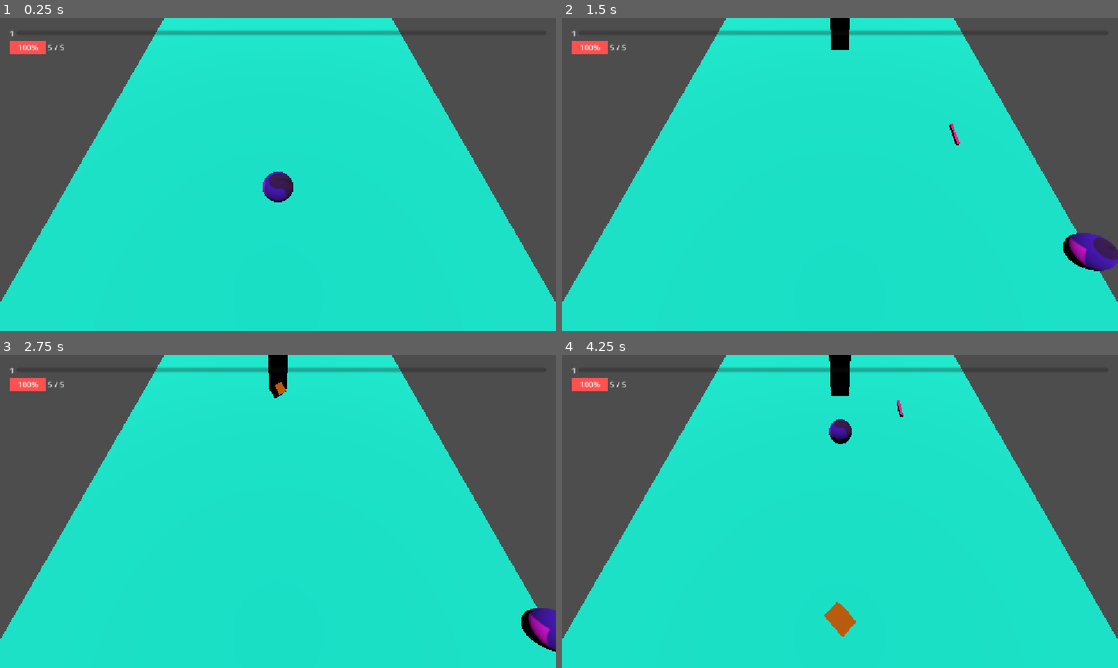
Above: before the commit, frames 1-4 (two rows, left to right).
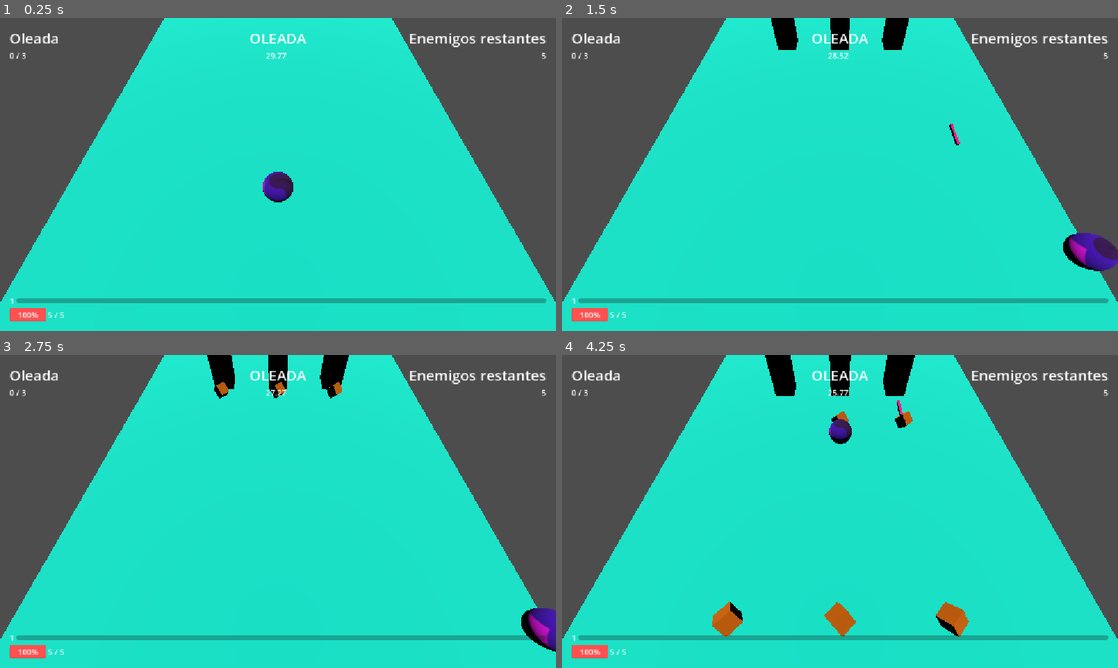
Above: after the commit, the same moments.

Repository: EliOrozco/rapidin
Game: Godot game, scene res://scenes/main_scene.tscn
Same seed, same stepped clock (60 frames per second), same inputs: the game is played once before the commit and once after it. The engine's default icon, where the game draws it, is replaced by a stand-in: a white triangle on a blue panel in a dark square. Sound files missing from this copy of the repository are replaced by a short silence.
Inputs:
- Up to frame 1 (0.25 s): no input
- Up to frame 2 (1.5 s): tap Enter at 0.5 s; hold D (right) 0.53-1.28 s; hold S (down) from 1.28 s (still down)
- Up to frame 3 (2.75 s): release S (down) at 2.03 s; hold D (right) from 2.03 s (still down)
- Up to frame 4 (4.25 s): release D (right) at 2.78 s; hold W (up) 2.78-3.53 s; hold A (left) from 3.53 s (still down)

The runs differ from the first frame. In frame 1, 3.5% of the frame differs, in the area x 1-99%, y 3-97%; in frame 2, 4.1%; in frame 3, 4.3%; in frame 4, 5.4%, in the area x 1-99%, y 0-97%.

Commit message:
Implement wave-based enemy spawning
Adds wave configuration and management, distributes enemies across spawn points, tracks enemy defeats and wave timers, and applies player damage when enemies reach the killzone.

Diff:
--- a/scenes/enemy_spawner.tscn
+++ b/scenes/enemy_spawner.tscn
@@ -7,11 +7,6 @@
 
 [node name="Cooldown" type="Timer" parent="." unique_id=1932948515]
 unique_name_in_owner = true
-
-[node name="Delay" type="Timer" parent="." unique_id=438257214]
-unique_name_in_owner = true
-one_shot = true
 autostart = true
 
 [connection signal="timeout" from="Cooldown" to="." method="_on_cooldown_timeout"]
-[connection signal="timeout" from="Delay" to="." method="_on_delay_timeout"]
--- a/scenes/main_scene.tscn
+++ b/scenes/main_scene.tscn
@@ -3,8 +3,10 @@
 [ext_resource type="Material" uid="uid://bo0sufb4yn6bl" path="res://materials/ground.tres" id="1_7ykc4"]
 [ext_resource type="PackedScene" uid="uid://drffra5edtape" path="res://scenes/player.tscn" id="2_pu3yx"]
 [ext_resource type="PackedScene" uid="uid://dde76gk6cc66o" path="res://scenes/enemy.tscn" id="3_gubc5"]
+[ext_resource type="PackedScene" uid="uid://45wnufg2ynxv" path="res://scripts/wave_manager.tscn" id="5_c16ls"]
 [ext_resource type="Script" uid="uid://bpmvt4l8ed2u8" path="res://scripts/killzone.gd" id="5_gubc5"]
 [ext_resource type="PackedScene" uid="uid://e5rdxsft8pna" path="res://scenes/enemy_spawner.tscn" id="5_rt2n2"]
+[ext_resource type="Script" uid="uid://bitl3yan4ddjk" path="res://scripts/wave.gd" id="6_18nlu"]
 
 [sub_resource type="BoxShape3D" id="BoxShape3D_g4v7s"]
 size = Vector3(24, 1, 10)
@@ -17,6 +19,27 @@
 
 [sub_resource type="BoxShape3D" id="BoxShape3D_yf5fn"]
 size = Vector3(66, 1, 50)
+
+[sub_resource type="Resource" id="Resource_plwno"]
+script = ExtResource("6_18nlu")
+enemy_and_amount = Dictionary[PackedScene, int]({
+ExtResource("3_gubc5"): 5
+})
+metadata/_custom_type_script = "uid://bitl3yan4ddjk"
+
+[sub_resource type="Resource" id="Resource_c16ls"]
+script = ExtResource("6_18nlu")
+enemy_and_amount = Dictionary[PackedScene, int]({
+ExtResource("3_gubc5"): 2
+})
+metadata/_custom_type_script = "uid://bitl3yan4ddjk"
+
+[sub_resource type="Resource" id="Resource_18nlu"]
+script = ExtResource("6_18nlu")
+enemy_and_amount = Dictionary[PackedScene, int]({
+ExtResource("3_gubc5"): 3
+})
+metadata/_custom_type_script = "uid://bitl3yan4ddjk"
 
 [node name="Node3D" type="Node3D" unique_id=1122983087]
 
@@ -69,10 +92,11 @@
 [node name="CollisionShape3D" type="CollisionShape3D" parent="borders/StaticBody3D3" unique_id=425561861]
 shape = SubResource("BoxShape3D_d0u6y")
 
-[node name="killzone" type="Area3D" parent="borders" unique_id=836018286]
+[node name="killzone" type="Area3D" parent="borders" unique_id=836018286 node_paths=PackedStringArray("p")]
 collision_layer = 64
 collision_mask = 63
 script = ExtResource("5_gubc5")
+p = NodePath("../../Player")
 
 [node name="CollisionShape3D" type="CollisionShape3D" parent="borders/killzone" unique_id=1719876939]
 transform = Transform3D(1, 0, 0, 0, 1, 0, 0, 0, 1, 8, -6, 0)
@@ -82,6 +106,16 @@
 
 [node name="EnemySpawner" parent="enemy_spawners" unique_id=544754744 instance=ExtResource("5_rt2n2")]
 transform = Transform3D(1, 0, 0, 0, 1, 0, 0, 0, 1, 8, 0, 0)
-enemies_details = Array[PackedScene]([ExtResource("3_gubc5")])
+
+[node name="EnemySpawner2" parent="enemy_spawners" unique_id=626995551 instance=ExtResource("5_rt2n2")]
+transform = Transform3D(1, 0, 0, 0, 1, 0, 0, 0, 1, 8, 0, 3)
+
+[node name="EnemySpawner3" parent="enemy_spawners" unique_id=2069651538 instance=ExtResource("5_rt2n2")]
+transform = Transform3D(1, 0, 0, 0, 1, 0, 0, 0, 1, 8, 0, -3)
+
+[node name="WaveManager" parent="." unique_id=1414437939 node_paths=PackedStringArray("spawnpoints") instance=ExtResource("5_c16ls")]
+wave_cooldown = 10.0
+spawnpoints = [NodePath("../enemy_spawners/EnemySpawner"), NodePath("../enemy_spawners/EnemySpawner2"), NodePath("../enemy_spawners/EnemySpawner3")]
+waves = Array[ExtResource("6_18nlu")]([SubResource("Resource_plwno"), SubResource("Resource_c16ls"), SubResource("Resource_18nlu")])
 
 [connection signal="body_entered" from="borders/killzone" to="borders/killzone" method="_on_body_entered"]
--- a/scripts/enemy.gd
+++ b/scripts/enemy.gd
@@ -1,4 +1,6 @@
 class_name enemy extends RigidBody3D
+
+signal is_dead
 
 @export var proj : PackedScene
 @export var xporb : PackedScene
@@ -29,6 +31,7 @@
 	var xp_instance : Node3D = xporb.instantiate()
 	get_tree().root.add_child(xp_instance)
 	xp_instance.global_position = global_position
+	is_dead.emit()
 
 	%EnemyDeath.play()
 
--- a/scripts/enemy_spawner.gd
+++ b/scripts/enemy_spawner.gd
@@ -1,37 +1,30 @@
 class_name enemy_spawner extends Marker3D
 
 @export var enemies_details : Array[PackedScene]
-@export_range(0.5, 30.0, 0.5, "suffix:s") var cooldown : float = 15.0
-@export_range(0.0, 10.0, 0.5, "suffix:s") var delay : float = 0
+@export_range(0.5, 30.0, 0.5, "suffix:s") var cooldown : float = 7.0
 @export var can_spawn : bool = true
 
+signal enemy_died
+
 func _ready() -> void:
-	%Cooldown.wait_time = cooldown
-
-func stop() -> void:
-	%Cooldown.autostart = false
-	%Cooldown.start() #to reset time IT DOES NOT PAUSE
-	can_spawn = false
-
-func start() -> void:
-	%Cooldown.autostart = true
-	can_spawn = true
+	spawn_next()
 
 func spawn_next() -> void:
 	if enemies_details.size() > 0:
 		var next : PackedScene = enemies_details.pop_front()
-		var instance : Node3D = next.instantiate()
+		var instance : enemy = next.instantiate()
+		instance.is_dead.connect(enemy_has_died)
 
 		get_tree().root.add_child(instance)
 		instance.global_position = global_position
-	else:
-		stop()
+
+func enemy_has_died() -> void:
+	enemy_died.emit()
+
+func add_enemies_to_list(who : PackedScene, how_many : int) -> void:
+	for i : int in range(how_many):
+		enemies_details.append(who)
 
 func _on_cooldown_timeout() -> void:
 	if can_spawn:
 		spawn_next()
-
-func _on_delay_timeout() -> void:
-	%Cooldown.autostart = true
-	%Cooldown.start()
-	spawn_next()
--- a/scripts/killzone.gd
+++ b/scripts/killzone.gd
@@ -1,4 +1,10 @@
 class_name killzone extends Area3D
 
-func _on_body_entered(_body: Node3D) -> void:
-	_body.queue_free()
+@export var p : player
+
+func _on_body_entered(body: Node3D) -> void:
+	if body is enemy:
+		(body as enemy).health_depleted()
+		p.enemy_reached_killzone()
+	else:
+		body.queue_free()
--- a/scripts/player.gd
+++ b/scripts/player.gd
@@ -69,6 +69,11 @@
 	%SoundPlayer.play_sound(sound_player.SOUNDS.DEATH)
 	Gm.set_player_movement(false)
 
+func enemy_reached_killzone() -> void:
+	%Combat.take_damage(2)
+	%PlayerUi.update_healthbar(%Combat.hp)
+	%SoundPlayer.play_sound(sound_player.SOUNDS.HIT, true)
+
 func leveled_up() -> void:
 	%PlayerUi.setup_xpbar(%LevelManager.level_tresholds[%LevelManager.current_level], %LevelManager.current_level)
 	%PlayerUi.update_xp_bar(%LevelManager.current_xp)
--- a/scripts/wave.gd
+++ b/scripts/wave.gd
@@ -2,10 +2,5 @@
 #maybe change to another type
 
 @export_range(0.0, 300.0, 10.0, "suffix:s") var time : float = 30.0
-@export var enemy_type_amount : Dictionary[PackedScene, int]
+@export var enemy_and_amount : Dictionary[PackedScene, int]
 @export_range(1.0, 10.0, 1.0, "suffix:x") var diff_multiplier : float
-
-func _init(p_time : float, p_list : Dictionary[PackedScene, int], p_diff : float) -> void:
-	time = p_time
-	enemy_type_amount = p_list
-	diff_multiplier = p_diff
--- a/scripts/wave_manager.gd
+++ b/scripts/wave_manager.gd
@@ -1,10 +1,85 @@
 class_name wave_manager extends Node
 
+@export_range(5.0, 30.0, 1.0, "suffix:s") var wave_cooldown : float = 5
+@export var current_mode : MODE = MODE.RUNNING
 @export var spawnpoints : Array[enemy_spawner]
 @export var waves : Array[wave]
 
-var current_wave : int = 1
-var enemies
+enum MODE {
+	WAITING,
+	RUNNING
+}
 
-func get_enemies(w : wave):
-	w.enemy_type_amount
+var waves_completed : int = 0
+var enemies_amount : int = 0
+var current_wave : wave
+@onready var max_wave : String = str(waves.size())
+
+func _ready() -> void:
+	start_wave()
+	%waves_total_label.text = max_wave
+
+	for es : enemy_spawner in spawnpoints:
+		es.enemy_died.connect(reduce_enemy_count)
+
+func _process(_delta: float) -> void:
+	match current_mode:
+		MODE.WAITING:
+			%time_label.text = "%0.2f" % %wave_cooldown.time_left
+		MODE.RUNNING:
+			%time_label.text = "%0.2f" % %wave_dur_remaining.time_left
+
+func start_wave() -> void:
+	if waves.size() > 0:
+		#advance wave
+		current_wave = waves.pop_front()
+		current_mode = MODE.RUNNING
+
+		#assign enemies
+		assign_enemies_to_points()
+		update_ui()
+
+		#start timer
+		%wave_dur_remaining.wait_time = current_wave.time
+		%wave_dur_remaining.start()
+		%time_content_label.text = "OLEADA"
+	else:
+		current_mode = MODE.WAITING
+
+func assign_enemies_to_points() -> void:
+	#get all enemies in wave
+	var enemies : Array[PackedScene] = current_wave.enemy_and_amount.keys()
+
+	for e : PackedScene in enemies:
+		#connect enemy to enemy count
+		enemies_amount += current_wave.enemy_and_amount[e]
+		#choose random spawnpoint
+		for i : int in range(enemies_amount):
+			var selected_point : enemy_spawner = spawnpoints.pick_random()
+
+			selected_point.add_enemies_to_list(e, 1)
+
+func reduce_enemy_count() -> void:
+	enemies_amount -= 1
+
+	if enemies_amount == 0:
+		enter_wave_cooldown()
+		waves_completed += 1
+
+	update_ui()
+
+func update_ui() -> void:
+	%waves_completed_label.text = str(waves_completed)
+	%enemies_remaining_label.text = str(enemies_amount)
+
+func enter_wave_cooldown() -> void:
+	current_mode = MODE.WAITING
+	%time_content_label.text = "PREPARACIÓN"
+	%wave_cooldown.start()
+
+func _on_wave_cooldown_timeout() -> void:
+	start_wave()
+
+func _on_wave_dur_remaining_timeout() -> void:
+	%timeout_label.show()
+	Gm.set_pause_mode(true)
--- a/scripts/wave_manager.tscn
+++ b/scripts/wave_manager.tscn
@@ -1,16 +1,106 @@
 [gd_scene format=3 uid="uid://45wnufg2ynxv"]
 
 [ext_resource type="Script" uid="uid://dan80utm3liqj" path="res://scripts/wave_manager.gd" id="1_rycvs"]
-[ext_resource type="Script" uid="uid://bitl3yan4ddjk" path="res://scripts/wave.gd" id="2_plwno"]
-[ext_resource type="PackedScene" uid="uid://dde76gk6cc66o" path="res://scenes/enemy.tscn" id="3_6sr0t"]
-
-[sub_resource type="Resource" id="Resource_3ogpg"]
-script = ExtResource("2_plwno")
-enemy_type_amount = Dictionary[PackedScene, int]({
-ExtResource("3_6sr0t"): 3
-})
-metadata/_custom_type_script = "uid://bitl3yan4ddjk"
 
 [node name="WaveManager" type="Node" unique_id=1414437939]
 script = ExtResource("1_rycvs")
-waves = Array[ExtResource("2_plwno")]([SubResource("Resource_3ogpg")])
+
+[node name="wave_dur_remaining" type="Timer" parent="." unique_id=1618278011]
+unique_name_in_owner = true
+one_shot = true
+
+[node name="wave_cooldown" type="Timer" parent="." unique_id=1848075583]
+unique_name_in_owner = true
+one_shot = true
+
+[node name="Control" type="Control" parent="." unique_id=1261562631]
+layout_mode = 3
+anchors_preset = 15
+anchor_right = 1.0
+anchor_bottom = 1.0
+grow_horizontal = 2
+grow_vertical = 2
+
+[node name="MarginContainer" type="MarginContainer" parent="Control" unique_id=1401293330]
+layout_mode = 1
+anchors_preset = 15
+anchor_right = 1.0
+anchor_bottom = 1.0
+grow_horizontal = 2
+grow_vertical = 2
+theme_override_constants/margin_left = 20
+theme_override_constants/margin_top = 20
+theme_override_constants/margin_right = 20
+theme_override_constants/margin_bottom = 20
+
+[node name="VBoxContainer" type="VBoxContainer" parent="Control/MarginContainer" unique_id=171933947]
+layout_mode = 2
+
+[node name="HBoxContainer" type="HBoxContainer" parent="Control/MarginContainer/VBoxContainer" unique_id=619745420]
+layout_mode = 2
+size_flags_vertical = 0
+
+[node name="Label" type="Label" parent="Control/MarginContainer/VBoxContainer/HBoxContainer" unique_id=2029081920]
+layout_mode = 2
+size_flags_horizontal = 2
+theme_override_font_sizes/font_size = 30
+text = "Oleada"
+
+[node name="time_content_label" type="Label" parent="Control/MarginContainer/VBoxContainer/HBoxContainer" unique_id=2035682723]
+unique_name_in_owner = true
+layout_mode = 2
+size_flags_horizontal = 6
+theme_override_font_sizes/font_size = 30
+text = "TIEMPO"
+
+[node name="Label3" type="Label" parent="Control/MarginContainer/VBoxContainer/HBoxContainer" unique_id=827553101]
+layout_mode = 2
+size_flags_horizontal = 10
+theme_override_font_sizes/font_size = 30
+text = "Enemigos restantes"
+
+[node name="HBoxContainer2" type="HBoxContainer" parent="Control/MarginContainer/VBoxContainer" unique_id=922849434]
+layout_mode = 2
+size_flags_vertical = 0
+
+[node name="waves_completed_label" type="Label" parent="Control/MarginContainer/VBoxContainer/HBoxContainer2" unique_id=1538985366]
+unique_name_in_owner = true
+layout_mode = 2
+size_flags_horizontal = 0
+text = "0"
+
+[node name="slash" type="Label" parent="Control/MarginContainer/VBoxContainer/HBoxContainer2" unique_id=1271692755]
+layout_mode = 2
+size_flags_horizontal = 0
+text = "/"
+
+[node name="waves_total_label" type="Label" parent="Control/MarginContainer/VBoxContainer/HBoxContainer2" unique_id=535603510]
+unique_name_in_owner = true
+layout_mode = 2
+size_flags_horizontal = 0
+text = "0"
+
+[node name="time_label" type="Label" parent="Control/MarginContainer/VBoxContainer/HBoxContainer2" unique_id=347289391]
+unique_name_in_owner = true
+layout_mode = 2
+size_flags_horizontal = 10
+text = "0:00"
+
+[node name="enemies_remaining_label" type="Label" parent="Control/MarginContainer/VBoxContainer/HBoxContainer2" unique_id=1362404631]
+unique_name_in_owner = true
+layout_mode = 2
+size_flags_horizontal = 10
+text = "0"
+
+[node name="CenterContainer" type="CenterContainer" parent="Control/MarginContainer" unique_id=626934839]
+layout_mode = 2
+
+[node name="timeout_label" type="Label" parent="Control/MarginContainer/CenterContainer" unique_id=1523037390]
+unique_name_in_owner = true
+visible = false
+layout_mode = 2
+theme_override_font_sizes/font_size = 40
+text = "HOLA TE MORISTE"
+
+[connection signal="timeout" from="wave_dur_remaining" to="." method="_on_wave_dur_remaining_timeout"]
+[connection signal="timeout" from="wave_cooldown" to="." method="_on_wave_cooldown_timeout"]
--- a/ui/player_ui.tscn
+++ b/ui/player_ui.tscn
@@ -31,6 +31,7 @@
 
 [node name="VBoxContainer" type="VBoxContainer" parent="MarginContainer" unique_id=326667494]
 layout_mode = 2
+size_flags_vertical = 8
 
 [node name="HBoxContainer2" type="HBoxContainer" parent="MarginContainer/VBoxContainer" unique_id=170729494]
 layout_mode = 2
